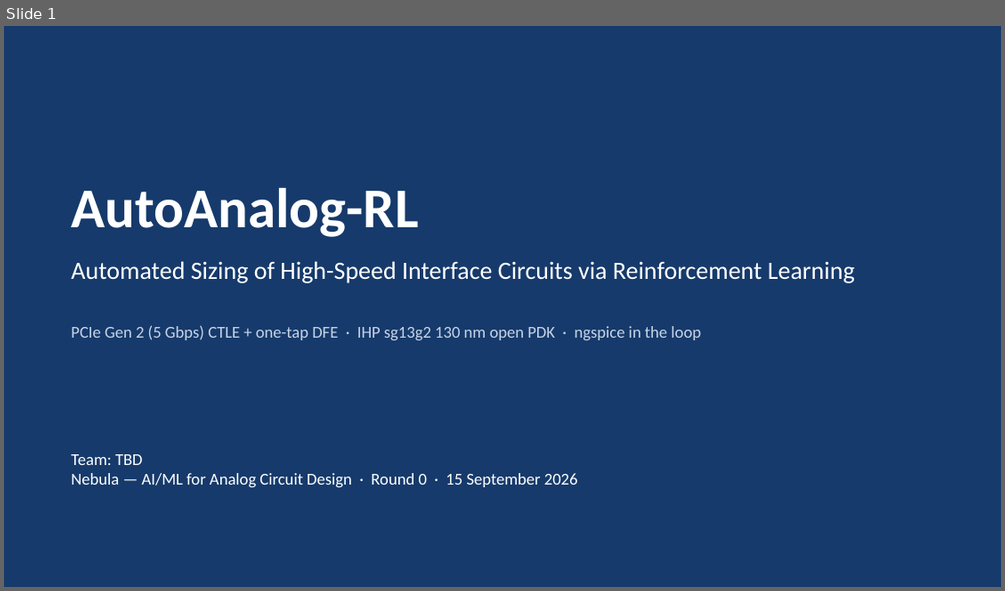
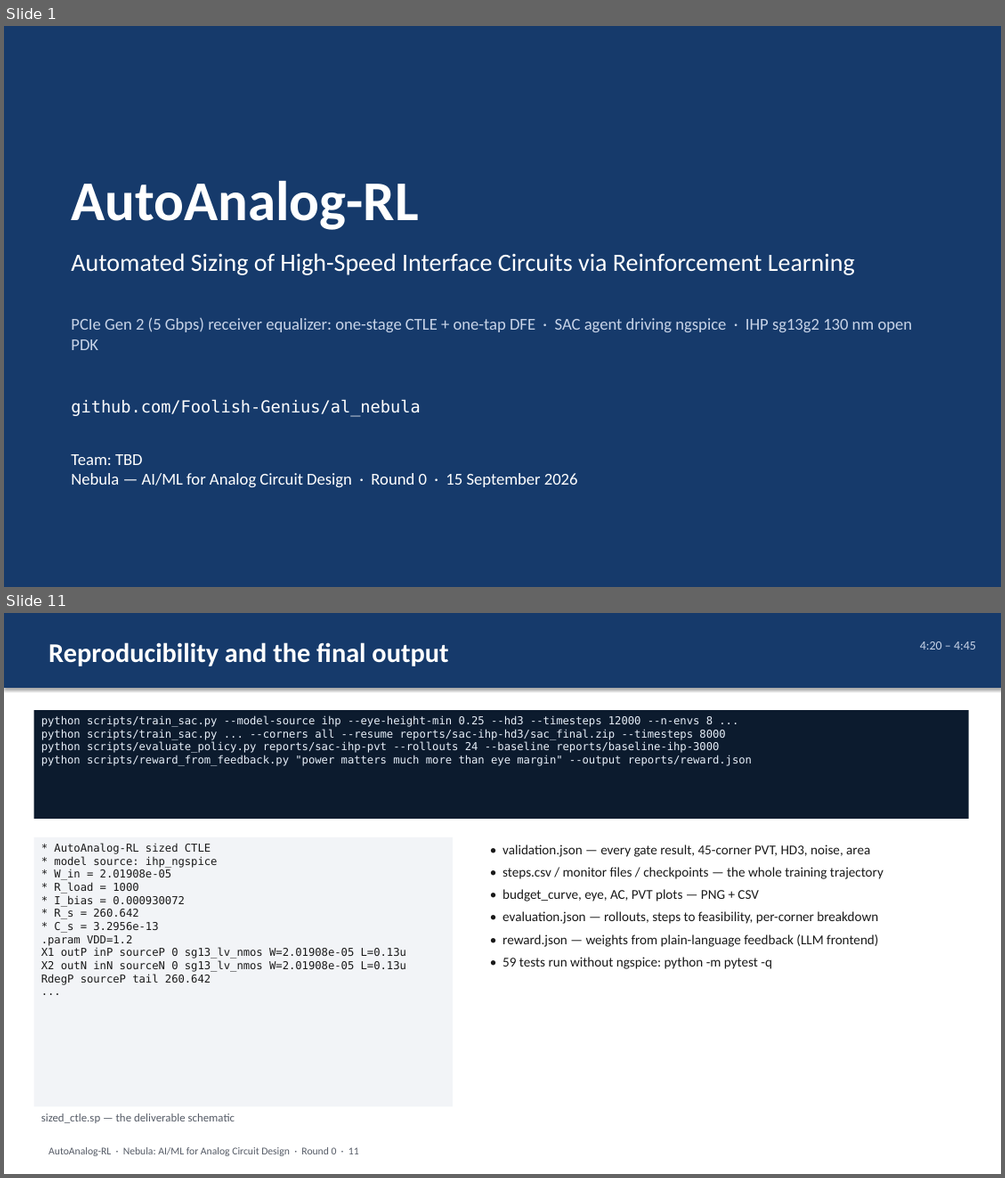
Before and after one commit to Foolish-Genius/al_nebula, a slide deck: docs/report/AutoAnalog-RL_deck.pptx. Shown one above the other, each under a label of ours: slide 1 before the commit, slides 1 and 11 after it; the slides between them are not shown. The pictures are 1005x591 and 1005x1178 pixels, drawn with LibreOffice and Linux fonts; fonts in the diff are those of the drawing. Boxes give left, top, right and bottom in pixels: in the first picture for what was removed or moved away, otherwise in the second. Text is boxed around its words. In the diff, an @@ line names an element or a change of style, - is before the commit and + after.

```diff
--- a/docs/report/AutoAnalog-RL_deck.pptx
+++ b/docs/report/AutoAnalog-RL_deck.pptx
@@ slide 11 added at bbox=[4, 613, 1001, 1174], background #FFFFFF @@
@@ rectangle added at bbox=[4, 613, 1001, 688], fill #163A6B @@
@@ text added at bbox=[48, 642, 448, 666], 26 pt, text #FFFFFF, bold @@
+Reproducibility and the final output
@@ text added at bbox=[920, 641, 976, 649], 12 pt, text #C8D4E8 @@
+4:20 – 4:45
@@ rectangle added at bbox=[34, 710, 969, 819], fill #0C1B2E, 10.5 pt, text #E6EEF8 @@
+python scripts/train_sac.py --model-source ihp --eye-height-min 0.25 --hd3 --timesteps 12000 --n-envs 8 ...
+python scripts/train_sac.py ... --corners all --resume reports/sac-ihp-hd3/sac_final.zip --timesteps 8000
+python scripts/evaluate_policy.py reports/sac-ihp-pvt --rollouts 24 --baseline reports/baseline-ihp-3000
+python scripts/reward_from_feedback.py "power matters much more than eye margin" --output reports/reward.json
@@ rectangle added at bbox=[34, 837, 453, 1107], fill #F2F4F7, 10.5 pt, text #1A1A1A @@
+* AutoAnalog-RL sized CTLE
+* model source: ihp_ngspice
+* W_in = 2.01908e-05
+* R_load = 1000
+* I_bias = 0.000930072
+* R_s = 260.642
+* C_s = 3.2956e-13
+.param VDD=1.2
+X1 outP inP sourceP 0 sg13_lv_nmos W=2.01908e-05 L=0.13u
+X2 outN inN sourceN 0 sg13_lv_nmos W=2.01908e-05 L=0.13u
+RdegP sourceP tail 260.642
+...
@@ text added at bbox=[502, 844, 883, 969], 13 pt, text #1A1A1A @@
+• validation.json — every gate result, 45-corner PVT, HD3, noise, area
+• steps.csv / monitor files / checkpoints — the whole training trajectory
+• budget_curve, eye, AC, PVT plots — PNG + CSV
+• evaluation.json — rollouts, steps to feasibility, per-corner breakdown
+• reward.json — weights from plain-language feedback (LLM frontend)
+• 59 tests run without ngspice: python -m pytest -q
@@ text added at bbox=[41, 1113, 235, 1123], 11 pt, text #555B66 @@
+sized_ctle.sp — the deliverable schematic
@@ text added at bbox=[48, 1147, 359, 1156], 10 pt, text #555B66 @@
+AutoAnalog-RL · Nebula: AI/ML for Analog Circuit Design · Round 0 · 11
@@ slide 1 changed as well @@
@@ text "AutoAnalog-RL": place and size @@
-text "AutoAnalog-RL" at bbox=[71, 187, 418, 237]
+text "AutoAnalog-RL" at bbox=[71, 180, 418, 230]
@@ text "Automated Sizing of High-Speed Interface ...": place and size @@
-text "Automated Sizing of High-Speed Interface ..." at bbox=[71, 261, 855, 283]
+text "Automated Sizing of High-Speed Interface ..." at bbox=[71, 253, 855, 275]
@@ text at bbox=[71, 317, 913, 350]: text changed @@
-PCIe Gen 2 (5 Gbps) CTLE + one-tap DFE · IHP sg13g2 130 nm open PDK · ngspice in the loop
+PCIe Gen 2 (5 Gbps) receiver equalizer: one-stage CTLE + one-tap DFE · SAC agent driving ngspice · IHP sg13g2 130 nm open PDK
@@ text added at bbox=[71, 399, 420, 417], 16 pt, text #FFFFFF @@
+github.com/Foolish-Genius/al_nebula
```
Also in this commit, not shown: 3 other slides changed, 7 other slides added, 11 slides removed, 2 other files.
